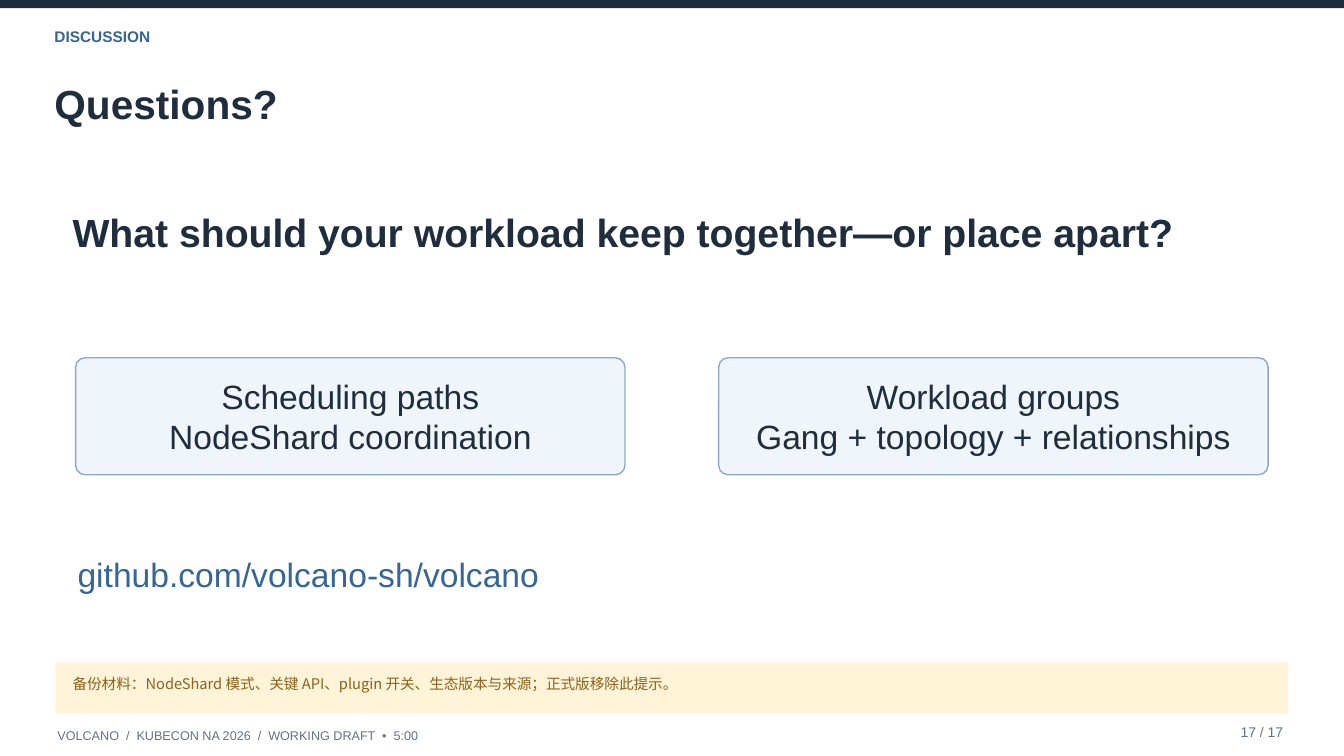
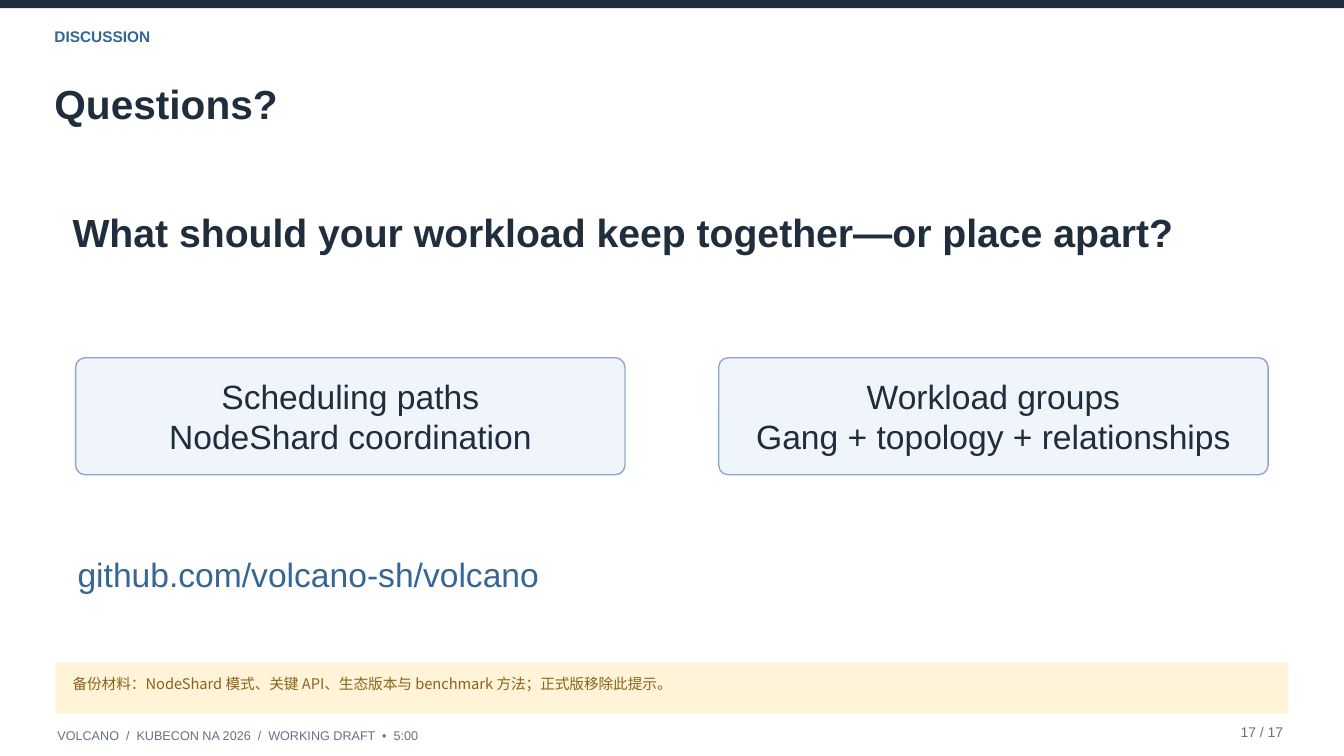
Before and after one commit to JesseStutler/volcano, a slide deck: slide 17 of docs/ppt/Volcano_KubeCon_NA_2026_draft.pptx. Drawn at 1344x756 pixels with LibreOffice and Linux fonts; fonts in the diff are those of the drawing. Boxes give left, top, right and bottom in pixels: in the first picture for what was removed or moved away, otherwise in the second. Text is boxed around its words. In the diff, an @@ line names an element or a change of style, - is before the commit and + after.

Commit message:
docs: revise NA talk around scheduling, ecosystem and benchmarks

```diff
--- a/docs/ppt/Volcano_KubeCon_NA_2026_draft.pptx
+++ b/docs/ppt/Volcano_KubeCon_NA_2026_draft.pptx
@@ text at <box>73,676,672,691</box>: text changed @@
-备份材料：NodeShard 模式、关键 API、plugin 开关、生态版本与来源；正式版移除此提示。
+备份材料：NodeShard 模式、关键 API、生态版本与 benchmark 方法；正式版移除此提示。
```
Also in this commit, not shown: 2 other slides changed, 5 slides added, 5 slides removed, 6 other files.
